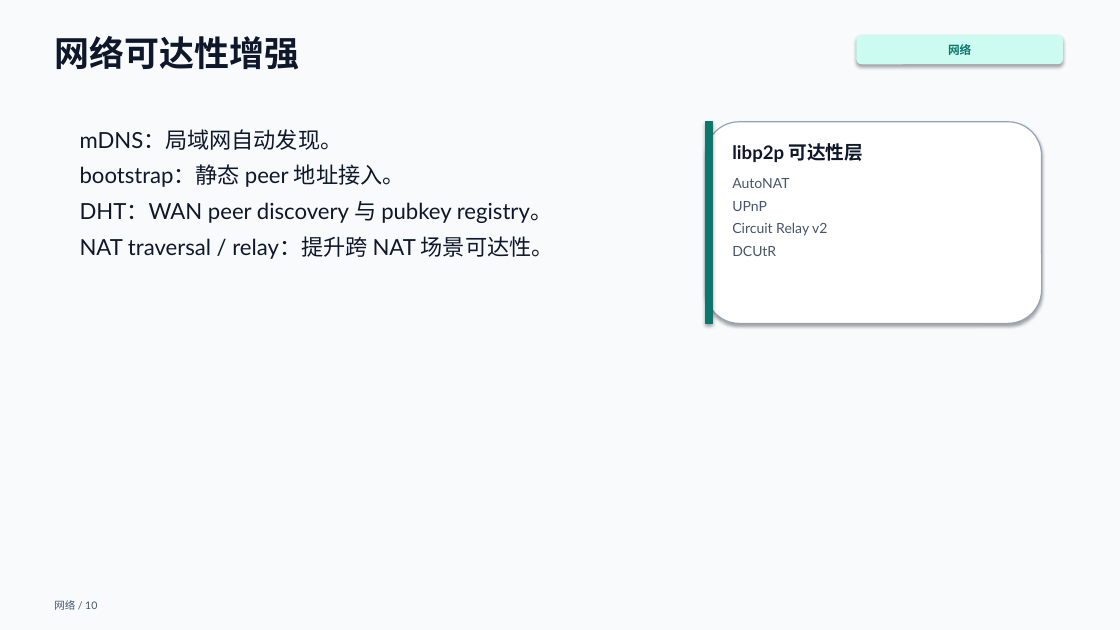
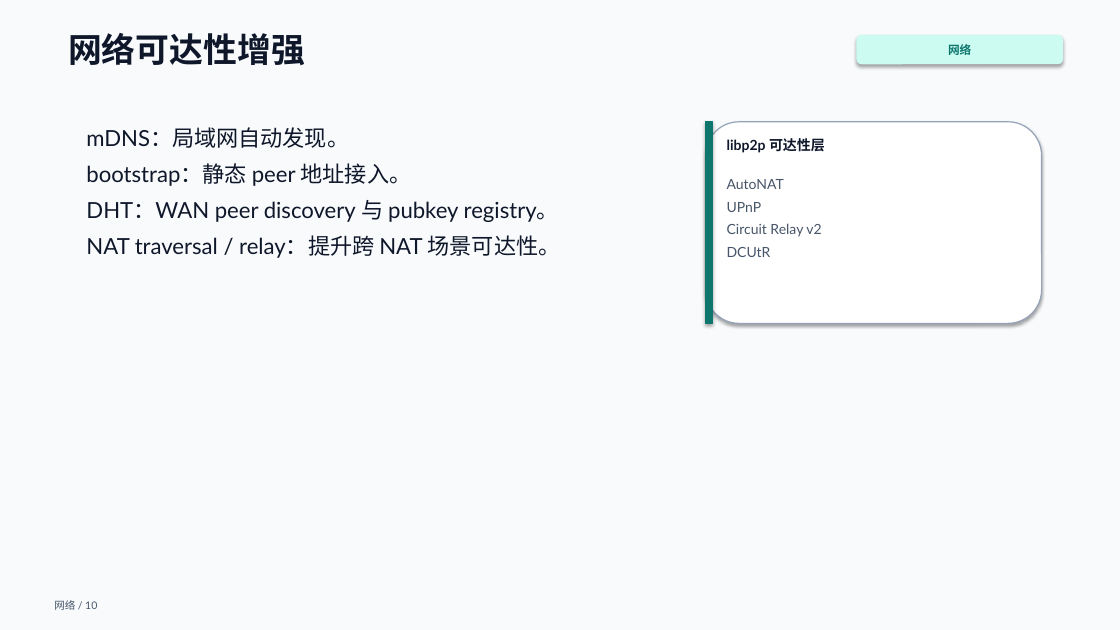
Before and after one commit to XM-ls/openclaw-libp2p-mesh, a slide deck: slide 10 of docs/presentations/p2p-mesh-mentor-2026-06-15.pptx. Drawn at 1120x630 pixels with LibreOffice and Linux fonts; fonts in the diff are those of the drawing. Boxes give left, top, right and bottom in pixels: in the first picture for what was removed or moved away, otherwise in the second. Text is boxed around its words. In the diff, an @@ line names an element or a change of style, - is before the commit and + after.

```diff
--- a/docs/presentations/p2p-mesh-mentor-2026-06-15.pptx
+++ b/docs/presentations/p2p-mesh-mentor-2026-06-15.pptx
@@ text "网络可达性增强": place and size @@
-text "网络可达性增强" at (54, 36, 299, 70)
+text "网络可达性增强" at (68, 33, 305, 65)
@@ text "网络可达性增强" at (68, 33, 305, 65): size 30 to 29 pt @@
@@ text "mDNS：局域网自动发现。": place and size @@
-text "mDNS：局域网自动发现。" at (80, 129, 554, 259)
+text "mDNS：局域网自动发现。" at (86, 127, 561, 258)
@@ text "libp2p 可达性层" at (727, 138, 825, 153): size 16 to 12 pt @@
@@ text "AutoNAT" rewrapped from (732, 178, 827, 236) to (727, 179, 821, 257) @@
```
Also in this commit, not shown: 11 other slides changed, 1 other file.
